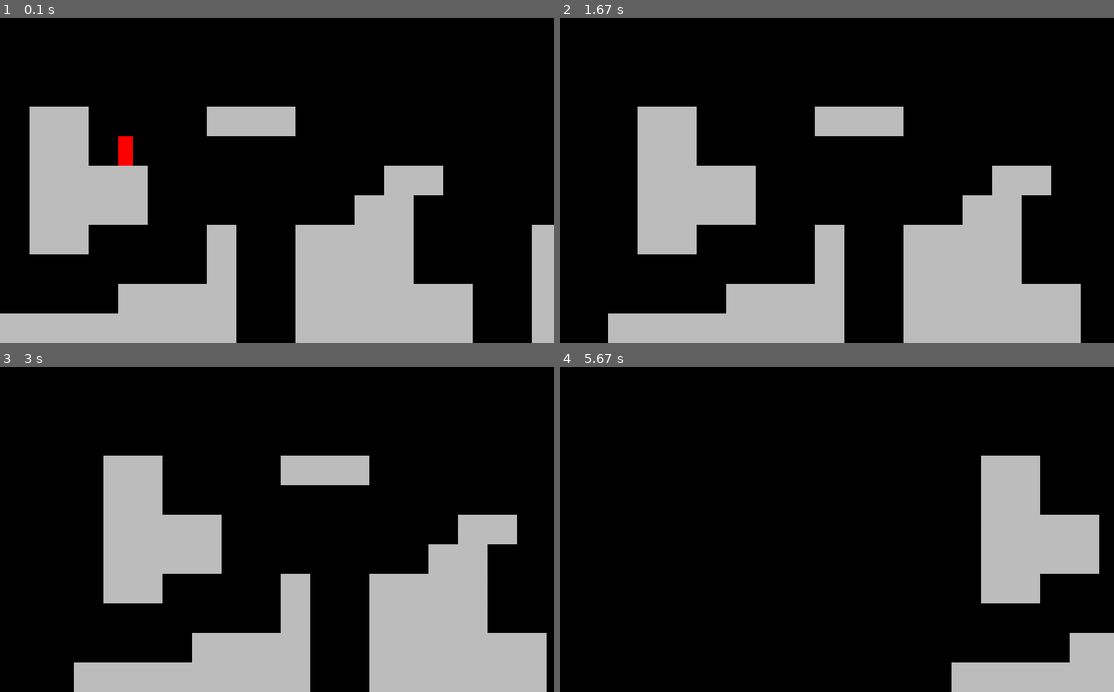
Above: before the commit, frames 1-4 (two rows, left to right).
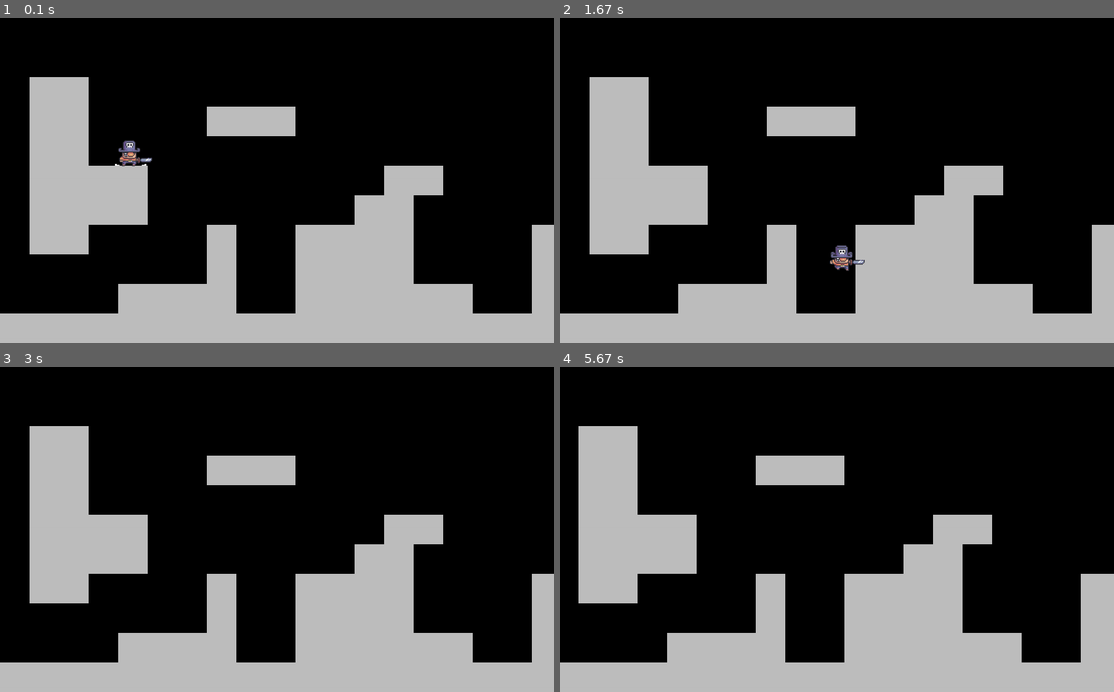
Above: after the commit, the same moments.

Repository: idloneal/pygame
Game: pygame game, started from 学习/221221平台跳跃/code/main.py
The game is run twice, just before and just after one commit, with the same random seed, the same clock (stepped at 60 frames per second) and the same inputs.
Inputs:
- Up to frame 1 (0.1 s): no input
- Up to frame 2 (1.67 s): hold A 0.33-0.8 s; hold Right 0.33-0.8 s; hold Right 0.83-1.3 s; tap Space at 0.9, 1.2, 1.4 s; tap J at 0.98 s; hold Right from 1.33 s (still down)
- Up to frame 3 (3 s): tap Space at 1.7, 1.9, 2.2, 2.47, 2.77, 2.9 s; release Right at 1.8 s; hold Left 1.83-2.37 s; hold Left 2.4-2.8 s; tap J at 2.55 s; hold Left from 2.83 s (still down)
- Up to frame 4 (5.67 s): tap Space at 3.2, 4.07, 4.37, 4.57, 4.87 s; release Left at 3.47 s; hold Left 4-4.47 s; tap J at 4.15 s; hold Left 4.5-4.97 s; tap D at 5.57 s

The runs differ from the first frame. In frame 1, 3.3% of the frame differs, in the area x 5-96%, y 18-100%; in frame 2, 25%; in frame 3, 31%; in frame 4, 35%, in the area x 0-100%, y 18-100%.

Commit message:
给人物添加了图像 动作 粒子效果

Diff:
--- a/学习/221221平台跳跃/code/level.py
+++ b/学习/221221平台跳跃/code/level.py
@@ -2,14 +2,43 @@
 from tiles import Tile
 from settings import tile_size, bg_size
 from player import Player
+from particles import ParticlesEffect
 
 
 class Level:
     # level setup
     def __init__(self, level_data, surface):
-        self.display_surf = surface
+        self.display_surface = surface
         self.setup_level(level_data)
         self.world_shift = 0
+        self.current_x = 0
+
+        # dust particles
+        self.dust_sprite = pygame.sprite.GroupSingle()
+        self.player_on_ground = False
+
+    def create_jump_particles(self,pos):
+        if self.player.sprite.facing_right:
+            pos -= pygame.math.Vector2(10,0)
+        else:
+            pos -= pygame.math.Vector2(-10,0)
+        jump_particle_sprite = ParticlesEffect(pos,'jump')
+        self.dust_sprite.add(jump_particle_sprite)
+
+    def get_player_on_ground(self):
+        if self.player.sprite.on_ground:
+            self.player_on_ground = True
+        else:
+            self.player_on_ground = False
+
+    def create_landing_dust(self):
+        if not self.player_on_ground and self.player.sprite.on_ground and not self.dust_sprite.sprites():
+            if self.player.sprite.facing_right:
+                offset = pygame.math.Vector2(10,0)
+            else:
+                offset = pygame.math.Vector2(-10,0)
+            fall_dust_particle = ParticlesEffect(self.player.sprite.rect.midbottom - offset,'land')
+            self.dust_sprite.add(fall_dust_particle)
 
     def setup_level(self, layout):
         self.tiles = pygame.sprite.Group()
@@ -24,7 +53,7 @@
                 if cell == 'P':
                     x = col_index * tile_size
                     y = row_index * tile_size
-                    player_sprite = Player((x, y))
+                    player_sprite = Player((x, y), self.display_surface, self.create_jump_particles )
                     self.player.add(player_sprite)
 
     def scroll_x(self):
@@ -50,8 +79,17 @@
             if sprite.rect.colliderect(player.rect):
                 if player.direction.x < 0:
                     player.rect.left = sprite.rect.right
+                    player.on_left = True
+                    self.current_x = player.rect.left
                 elif player.direction.x > 0:
                     player.rect.right = sprite.rect.left
+                    player.on_right = True
+                    self.current_x = player.rect.right
+
+        if player.on_left and (player.rect.left < self.current_x or player.direction.x > 0):
+            player.on_left = False
+        if player.on_right and (player.rect.right > self.current_x or player.direction.x < 0):
+            player.on_right = False
 
     def vertical_movement_collision(self):
         player = self.player.sprite
@@ -59,21 +97,34 @@
 
         for sprite in self.tiles.sprites():
             if sprite.rect.colliderect(player.rect):
-                if player.direction.y > 0:
+                if player.direction.y > player.gravity:
                     player.rect.bottom = sprite.rect.top
                     player.direction.y = 0
+                    player.on_ground = True
                 elif player.direction.y < 0:
                     player.rect.top = sprite.rect.bottom
                     player.direction.y = 0
+                    player.on_ceiling = True
+
+        if player.on_ground and player.direction.y < 0 or player.direction.y > player.gravity:
+            player.on_ground = False
+        if player.on_ceiling and player.direction.y > 0:
+            player.on_ceiling = False
 
     def run(self):
+        # dust particles
+        self.dust_sprite.update(self.world_shift)
+        self.dust_sprite.draw(self.display_surface)
+
         # 地图砖块
         self.tiles.update(self.world_shift)
-        self.tiles.draw(self.display_surf)
+        self.tiles.draw(self.display_surface)
         self.scroll_x()
 
         # 玩家图形
         self.player.update()
         self.horizontal_movement_collision()
+        self.get_player_on_ground()
         self.vertical_movement_collision()
-        self.player.draw(self.display_surf)
+        self.create_landing_dust()
+        self.player.draw(self.display_surface)
--- /dev/null
+++ b/学习/221221平台跳跃/code/particles.py
@@ -0,0 +1,25 @@
+import pygame
+from support import import_folder
+
+class ParticlesEffect(pygame.sprite.Sprite):
+    def __init__(self,pos,type):
+        super(ParticlesEffect, self).__init__()
+        self.frame_index = 0
+        self.animation_speed = 0.5
+        if type == 'jump':
+            self.frames = import_folder('../graphics/character/dust_particles/jump')
+        if type == 'land':
+            self.frames = import_folder('../graphics/character/dust_particles/land')
+        self.image = self.frames[self.frame_index]
+        self.rect = self.image.get_rect(midbottom = pos)
+
+    def animation(self):
+        self.frame_index += self.animation_speed
+        if self.frame_index >= len(self.frames):
+            self.kill()
+        else:
+            self.image = self.frames[int(self.frame_index)]
+
+    def update(self, x_shift):
+        self.animation()
+        self.rect.x += x_shift
--- a/学习/221221平台跳跃/code/player.py
+++ b/学习/221221平台跳跃/code/player.py
@@ -1,38 +1,127 @@
 import pygame
+from support import import_folder
+
 
 class Player(pygame.sprite.Sprite):
-    def __init__(self,pos):
+    def __init__(self, pos, surface, create_jump_particles):
         super(Player, self).__init__()
-        self.image = pygame.Surface((32,64))
-        self.image.fill("red")
-        self.rect = self.image.get_rect(topleft = pos)
+        self.import_character_assets()
+        self.frame_index = 0
+        self.animation_speed = 0.15
+        self.image = self.animations['idle'][self.frame_index]
+        self.rect = self.image.get_rect(topleft=pos)
+
+        # dust particles
+        self.import_dust_run_particles()
+        self.dust_frame_index = 0
+        self.dust_animation_speed = 0.15
+        self.display_surface = surface
+        self.create_jump_particles = create_jump_particles
 
         # player movement
-        self.direction = pygame.math.Vector2(0,0)
+        self.direction = pygame.math.Vector2(0, 0)
         self.speed = 8
         self.gravity = 0.8
         self.jump_speed = -16
         self.jump_num = 0
+
+        # player status
+        self.facing_right = True
+        self.on_ground = False
+        self.on_ceiling = False
+        self.on_left = False
+        self.on_right = False
+
+    def import_character_assets(self):
+        character_path = '../graphics/character/'
+        self.animations = {'idle': [], 'run': [], 'jump': [], 'fall': []}
+        for animation in self.animations.keys():
+            full_path = character_path + animation
+            self.animations[animation] = import_folder(full_path)
+
+    def import_dust_run_particles(self):
+        self.dust_run_particles = import_folder('../graphics/character/dust_particles/run')
+
+    def animate(self, status):
+        # 循环图像
+        animation = self.animations[status]
+        self.frame_index += self.animation_speed
+        if self.frame_index >= len(animation):
+            self.frame_index = 0
+        image = animation[int(self.frame_index)]
+        if self.facing_right:
+            self.image = image
+        else:
+            flipped_image = pygame.transform.flip(image, True, False)
+            self.image = flipped_image
+
+        # 设置矩形在正确位置
+        if self.on_ground and self.on_right:
+            self.rect = self.image.get_rect(bottomright=self.rect.bottomright)
+        elif self.on_ground and self.on_left:
+            self.rect = self.image.get_rect(bottomleft=self.rect.bottomleft)
+        elif self.on_ground:
+            self.rect = self.image.get_rect(midbottom=self.rect.midbottom)
+        elif self.on_ceiling and self.on_right:
+            self.rect = self.image.get_rect(topright=self.rect.topright)
+        elif self.on_ceiling and self.on_left:
+            self.rect = self.image.get_rect(topleft=self.rect.topleft)
+        elif self.on_ceiling:
+            self.rect = self.image.get_rect(midtop=self.rect.midtop)
+
+    def run_dust_animation(self, status):
+        if status == 'run' and self.on_ground:
+            self.dust_frame_index += self.dust_animation_speed
+            if self.dust_frame_index >= len(self.dust_run_particles):
+                self.dust_frame_index = 0
+
+            dust_particle = self.dust_run_particles[int(self.dust_frame_index)]
+
+            if self.facing_right:
+                pos = dust_particle.get_rect(bottomleft= self.rect.bottomleft)
+                self.display_surface.blit(dust_particle,pos)
+            else:
+                pos = dust_particle.get_rect(bottomright= self.rect.bottomright)
+                flipped_image = pygame.transform.flip(dust_particle,True,False)
+                self.display_surface.blit(flipped_image,pos)
 
     def get_input(self):
         keys = pygame.key.get_pressed()
 
         if keys[pygame.K_LEFT] or keys[pygame.K_a]:
             self.direction.x = -1
+            self.facing_right = False
         elif keys[pygame.K_RIGHT] or keys[pygame.K_d]:
             self.direction.x = 1
+            self.facing_right = True
         else:
             self.direction.x = 0
 
-        if keys[pygame.K_j] or keys[pygame.K_SPACE]:
+        if keys[pygame.K_j] or keys[pygame.K_SPACE] and self.on_ground:
             self.jump()
+            self.create_jump_particles(self.rect.midbottom)
+
+    def get_status(self):
+        status = 'idle'
+        if self.direction.x == 0 and self.direction.y == 0:
+            status = 'idle'
+        elif self.direction.x != 0 and self.direction.y == 0:
+            status = 'run'
+        elif self.direction.y < 0:
+            status = 'jump'
+        elif self.direction.y > self.gravity:
+            status = 'fall'
+
+        self.animate(status)
+        self.run_dust_animation(status)
 
     def apply_gravity(self):
         self.direction.y += self.gravity
         self.rect.y += self.direction.y
 
     def jump(self):
-         self.direction.y = self.jump_speed
+        self.direction.y = self.jump_speed
 
     def update(self):
         self.get_input()
+        self.get_status()
--- a/学习/221221平台跳跃/code/settings.py
+++ b/学习/221221平台跳跃/code/settings.py
@@ -1,7 +1,7 @@
 level_map = [
     '                            ',
     '                            ',
-    '                            ',
+    ' XX                           ',
     ' XX    XXX            XX    ',
     ' XX P                       ',
     ' XXXX        XX          XX ',
@@ -9,7 +9,7 @@
     ' XX    X  XXXX    XX  XX    ',
     '       X  XXXX    XX  XXX   ',
     '    XXXX  XXXXXX  XX  XXXX  ',
-    'XXXXXXXX  XXXXXX  XX  XXXX  ']
+    'XXXXXXXXXXXXXXXXXXXXXXXXXXXX']
 
 tile_size = 64
 bg_size = (1200, len(level_map) * 64)
--- /dev/null
+++ b/学习/221221平台跳跃/code/support.py
@@ -0,0 +1,11 @@
+import os
+import pygame
+
+def import_folder(path):
+    surface_list = []
+    for image in os.listdir(path):
+        full_path = path + '/' + image
+        image_full = pygame.image.load(full_path).convert_alpha()
+        surface_list.append(image_full)
+
+    return surface_list
